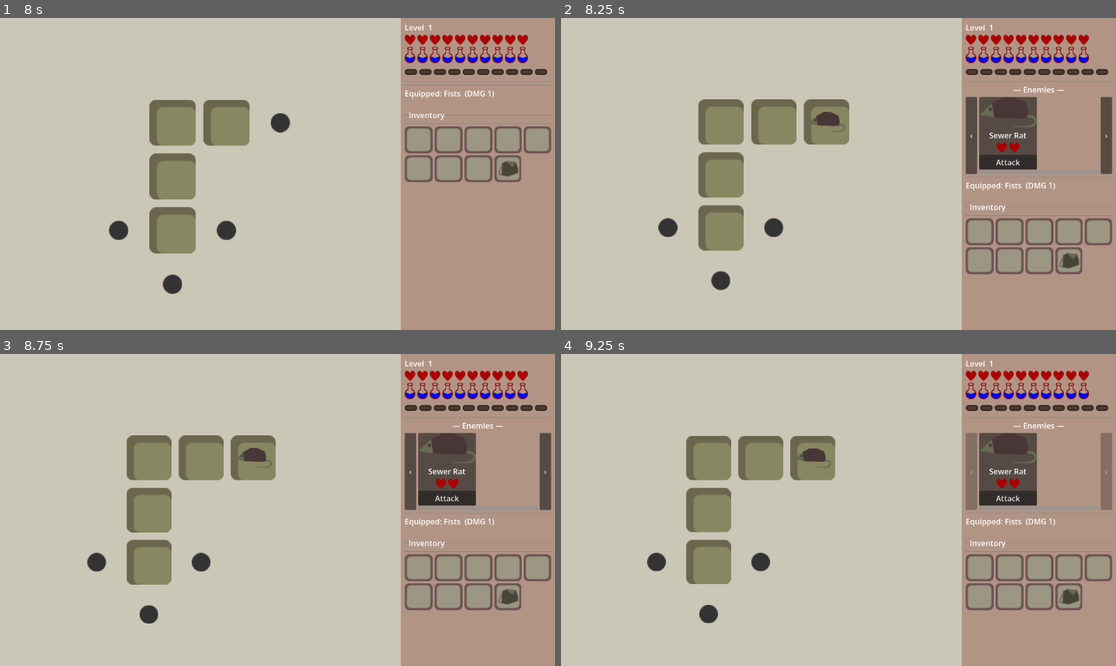
Above: before the commit, frames 1-4 (two rows, left to right).
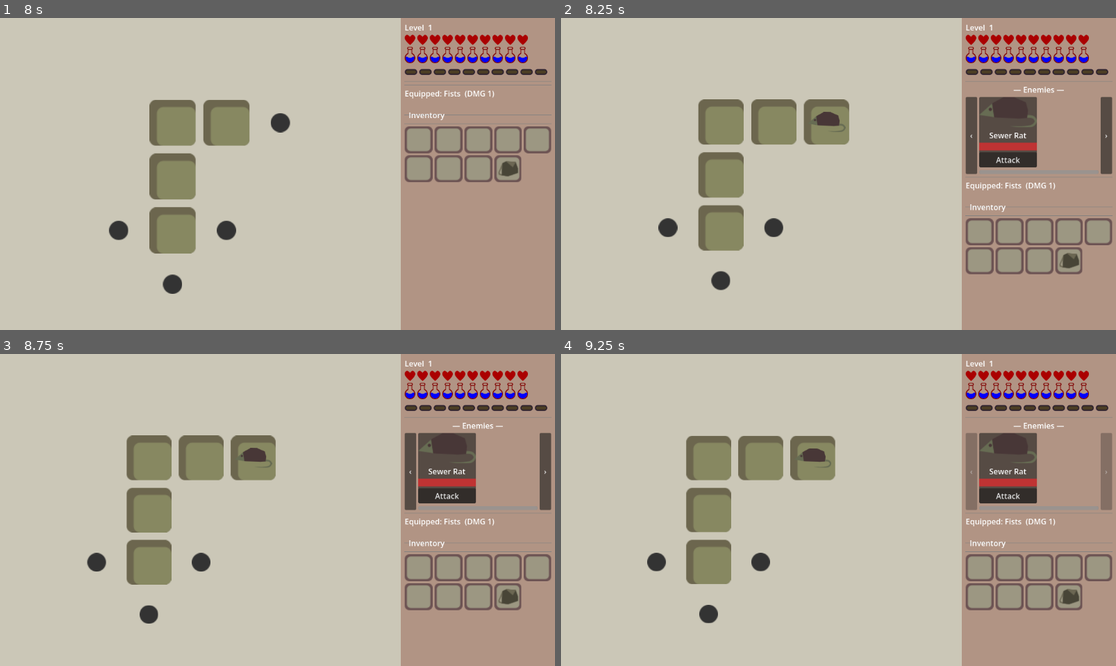
Above: after the commit, the same moments.

Repository: jiexdrop/run-reset
Game: Godot game, scene res://scenes/init.tscn
Two runs of this game, one before a commit and one after it. Both use one fixed random seed, a clock stepped at 60 frames per second and the inputs below.
Inputs (mouse positions are in pixels of both pictures, inside the frame that each line leads up to):
- Up to frame 1 (8 s): click "New Game" at 0.5 s; click (510, 167) at 1.25 s; click "✕" at 2 s; click (510, 167) at 2.75 s; click "✕" at 3.5 s; click (510, 167) at 4.25 s; click "✕" at 5 s; tap Enter at 5.75 s; drag from (199, 252) to (277, 174) at 5.77 s; drag from (266, 142) to (199, 208) at 6.52 s; move the mouse to (172, 267) at 7.27 s; click (172, 267) at 7.42 s
- Up to frame 2 (8.25 s): drag from (844, 124) to (733, 230) at 8.02 s
- Up to frame 3 (8.75 s): no input
- Up to frame 4 (9.25 s): click "‹" at 8.75 s

Frame 1 is identical in both runs. In frame 2, 0.5% of the frame differs, in the area x 75-86%, y 39-49%; in frame 3, 0.5%; in frame 4, 0.5%.

Commit message:
progress bar for mob card

Diff:
--- a/autoloads/mob_registry.gd
+++ b/autoloads/mob_registry.gd
@@ -162,7 +162,7 @@
 	var kaze_shroom        = MobDef.new()
 	kaze_shroom.mob_name   = "Kaze Shroom"
 	kaze_shroom.sprite     = "kaze_shroom"
-	kaze_shroom.max_hp     = 3
+	kaze_shroom.max_hp     = 1
 	kaze_shroom.xp_reward  = 2
 	kaze_shroom.attacks    = [explode] as Array[MobAttackData]
 	kaze_shroom.loot_table = [
--- a/scenes/mob_card.gd
+++ b/scenes/mob_card.gd
@@ -15,9 +15,8 @@
 	"sapguard":     preload("res://assets/mobs/evergreen/sapguard.png"),
 }
 
-const HP_FULL      = preload("res://assets/ui/heart_full.png")
-const HP_EMPTY     = preload("res://assets/ui/heart_empty.png")
-const HP_ICON_SIZE = Vector2(16, 16)
+const HP_BAR_FILL_COLOR: Color = Color(0.75, 0.2, 0.2)
+const HP_BAR_BG_COLOR:   Color = Color(0.2, 0.2, 0.2)
 
 var mob_id:   int        = -1
 var mob_data: Dictionary = {}
@@ -25,7 +24,7 @@
 
 @onready var mob_sprite:    TextureRect   = $VBoxContainer/MobSprite
 @onready var name_label:    Label         = $VBoxContainer/NameLabel
-@onready var hp_container:  HBoxContainer = $VBoxContainer/HPContainer
+@onready var hp_bar:        ProgressBar   = $VBoxContainer/HPBar
 @onready var attack_button: Button        = $VBoxContainer/AttackButton
 
 
@@ -33,6 +32,7 @@
 	mob_id      = id
 	mob_data    = data
 	_mob_attacks = data.get("attacks", [])
+	_style_hp_bar()
 	_refresh()
 	attack_button.pressed.connect(_on_attack_pressed)
 
@@ -56,19 +56,23 @@
 		mob_sprite.texture = MOB_SPRITES[sprite_key]
 	var hp     = mob_data.get("hp",     1)
 	var max_hp = mob_data.get("max_hp", hp)
-	_build_hearts(hp, max_hp)
+	_update_hp_bar(hp, max_hp)
 	attack_button.disabled = (hp <= 0)
 
 
-func _build_hearts(hp: int, max_hp: int) -> void:
-	for child in hp_container.get_children():
-		child.queue_free()
-	for i in range(max_hp):
-		var icon = TextureRect.new()
-		icon.texture         = HP_FULL if i < hp else HP_EMPTY
-		icon.custom_minimum_size = HP_ICON_SIZE
-		icon.stretch_mode    = TextureRect.STRETCH_KEEP_ASPECT_CENTERED
-		hp_container.add_child(icon)
+func _style_hp_bar() -> void:
+	var fill_style := StyleBoxFlat.new()
+	fill_style.bg_color = HP_BAR_FILL_COLOR
+	hp_bar.add_theme_stylebox_override("fill", fill_style)
+
+	var bg_style := StyleBoxFlat.new()
+	bg_style.bg_color = HP_BAR_BG_COLOR
+	hp_bar.add_theme_stylebox_override("background", bg_style)
+
+
+func _update_hp_bar(hp: int, max_hp: int) -> void:
+	hp_bar.max_value = max(1, max_hp)
+	hp_bar.value     = clampi(hp, 0, max_hp)
 
 
 func _on_attack_pressed() -> void:
--- a/scenes/mob_card.tscn
+++ b/scenes/mob_card.tscn
@@ -19,9 +19,10 @@
 text = "Mob"
 horizontal_alignment = 1
 
-[node name="HPContainer" type="HBoxContainer" parent="VBoxContainer" unique_id=100000005]
+[node name="HPBar" type="ProgressBar" parent="VBoxContainer" unique_id=100000005]
+custom_minimum_size = Vector2(0, 16)
 layout_mode = 2
-alignment = 1
+show_percentage = false
 
 [node name="AttackButton" type="Button" parent="VBoxContainer" unique_id=100000006]
 layout_mode = 2
Not shown, changed: assets/drawing.svg
Not shown: 1 places in scenes/mob_card.tscn that only renumber resources
